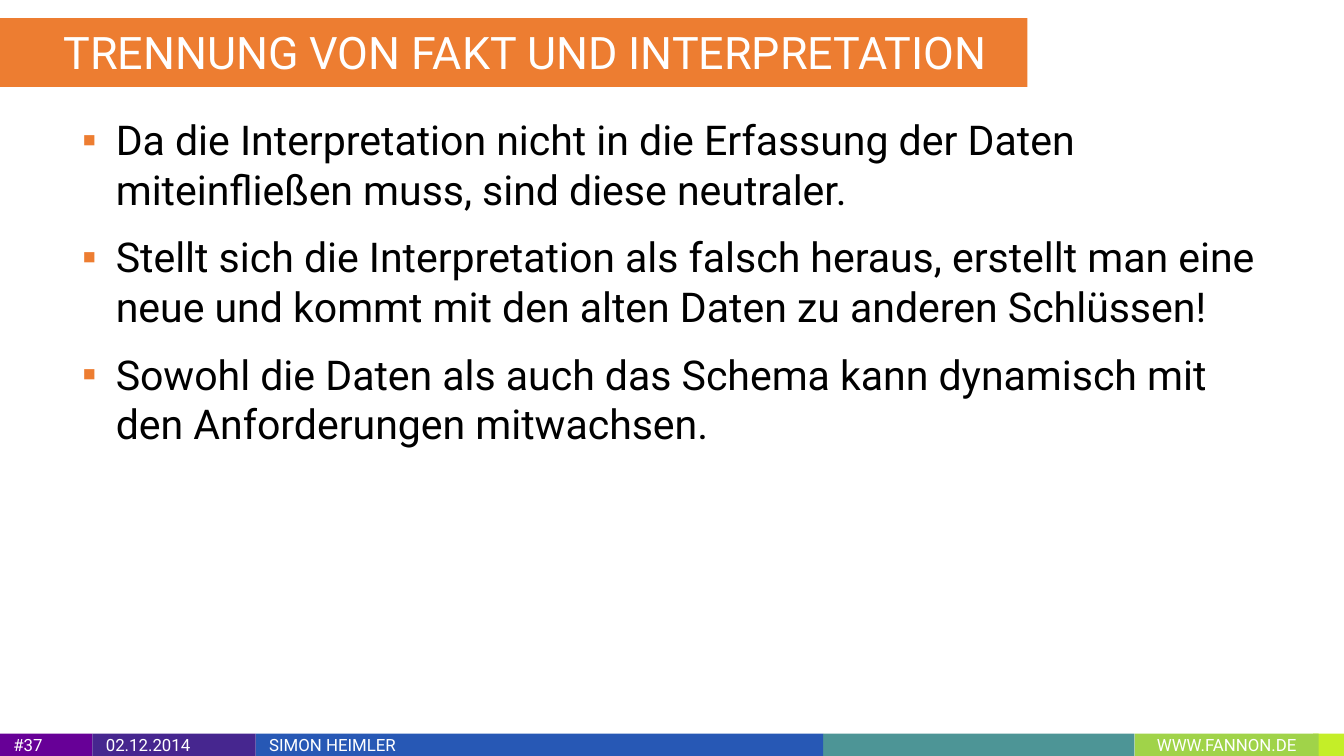
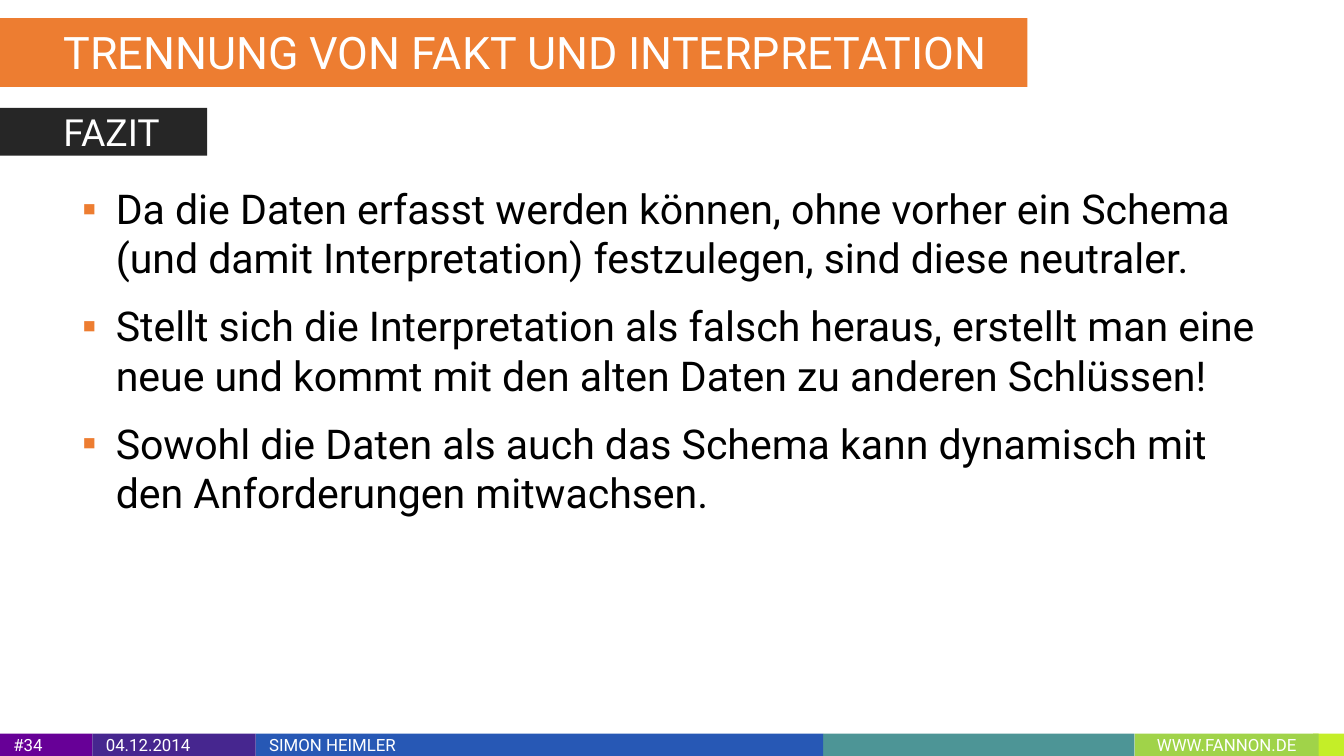
Before and after one commit to Fannon/SemanticWebParadigmen, a slide deck: slide 34 of Semantic Web Paradigmen PPT.pptx (slide 37 before the commit). Drawn at 1344x756 pixels with LibreOffice and Linux fonts; fonts in the diff are those of the drawing. Boxes give left, top, right and bottom in pixels: in the first picture for what was removed or moved away, otherwise in the second. Text is boxed around its words. In the diff, an @@ line names an element or a change of style, - is before the commit and + after.

```diff
--- a/Semantic Web Paradigmen PPT.pptx
+++ b/Semantic Web Paradigmen PPT.pptx
@@ rectangle added at (0,108,207,155), fill #262626, 20 pt, text #FFFFFF @@
+FAZIT
@@ text "Da die Daten erfasst werden ...": place and size @@
-text "Da die Daten erfasst werden ..." at (116,123,1254,448)
+text "Da die Daten erfasst werden ..." at (116,192,1254,517)
@@ text at (116,192,1229,282): text changed @@
-▪ Da die Interpretation nicht in die Erfassung der Daten miteinfließen muss, sind diese neutraler.
+▪ Da die Daten erfasst werden können, ohne vorher ein Schema (und damit Interpretation) festzulegen, sind diese neutraler.
@@ page number at (13,739,42,751): text changed @@
-#37
+#34
@@ text in rectangle at (106,739,190,751): text changed @@
-02.12.2014
+04.12.2014
```
Also in this commit, not shown: 44 other slides changed, 5 slides added, 1 slide removed, 3 other files.
